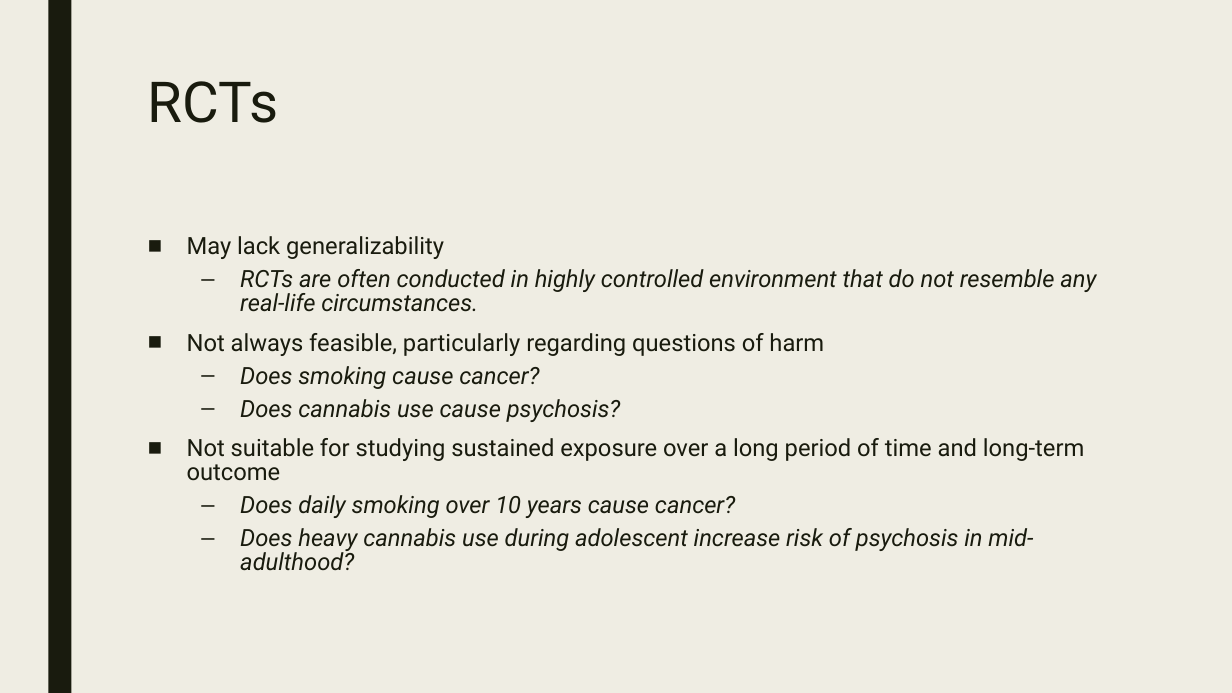
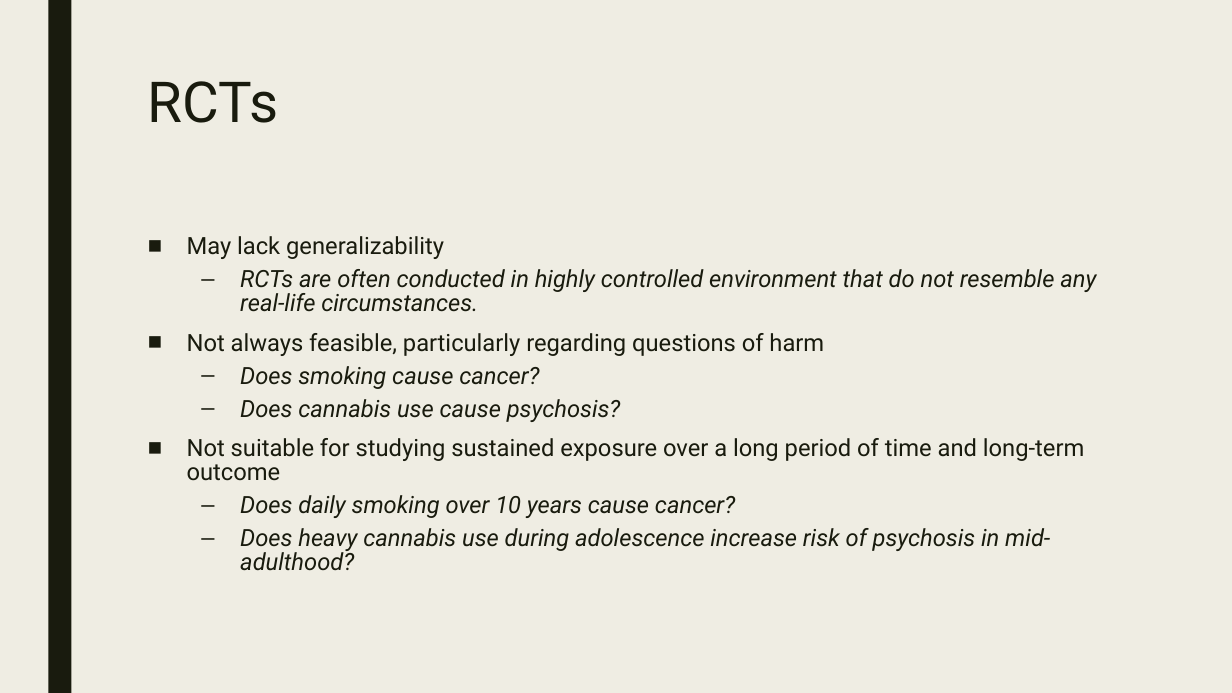
Before and after one commit to gckc123/gckc123.github.io, a slide deck: slide 15 of consultation/materials/2020_12_08_iptw_msm.pptx. Drawn at 1232x693 pixels with LibreOffice and Linux fonts; fonts in the diff are those of the drawing. Boxes give left, top, right and bottom in pixels: in the first picture for what was removed or moved away, otherwise in the second. Text is boxed around its words. In the diff, an @@ line names an element or a change of style, - is before the commit and + after.

```diff
--- a/consultation/materials/2020_12_08_iptw_msm.pptx
+++ b/consultation/materials/2020_12_08_iptw_msm.pptx
@@ text at (240,528,1050,571): text changed @@
-  – Does heavy cannabis use during adolescent increase risk of psychosis in mid-adulthood?
+  – Does heavy cannabis use during adolescence increase risk of psychosis in mid-adulthood?
```
Also in this commit, not shown: 4 other slides changed, 19 other files.
